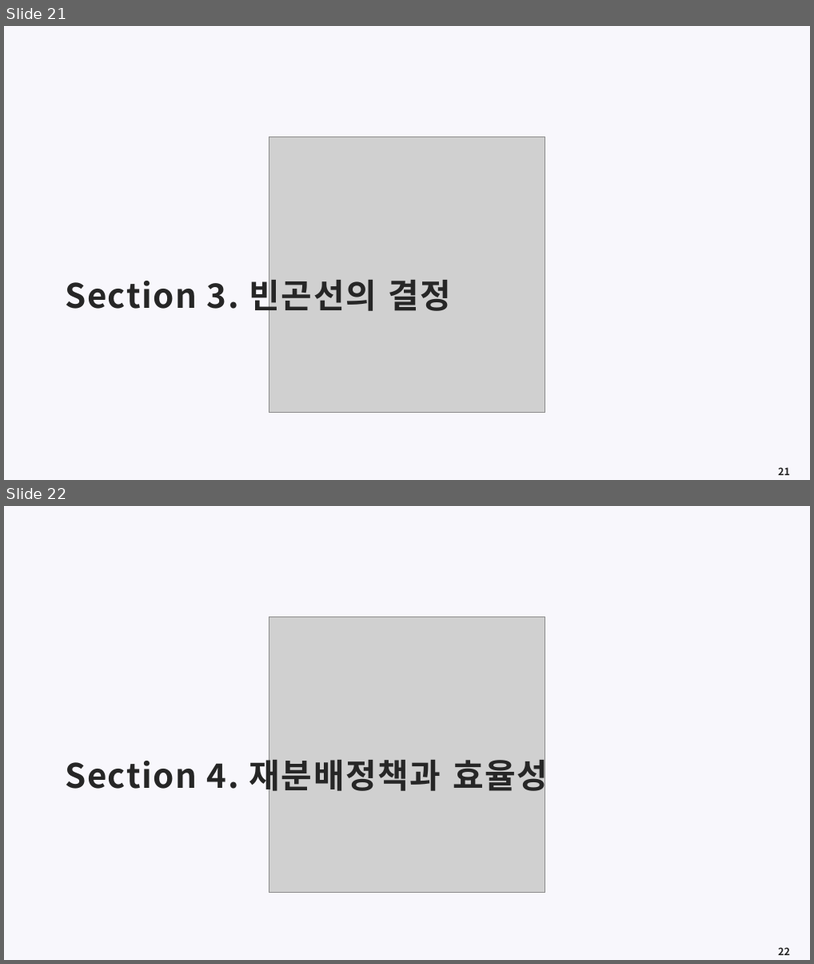
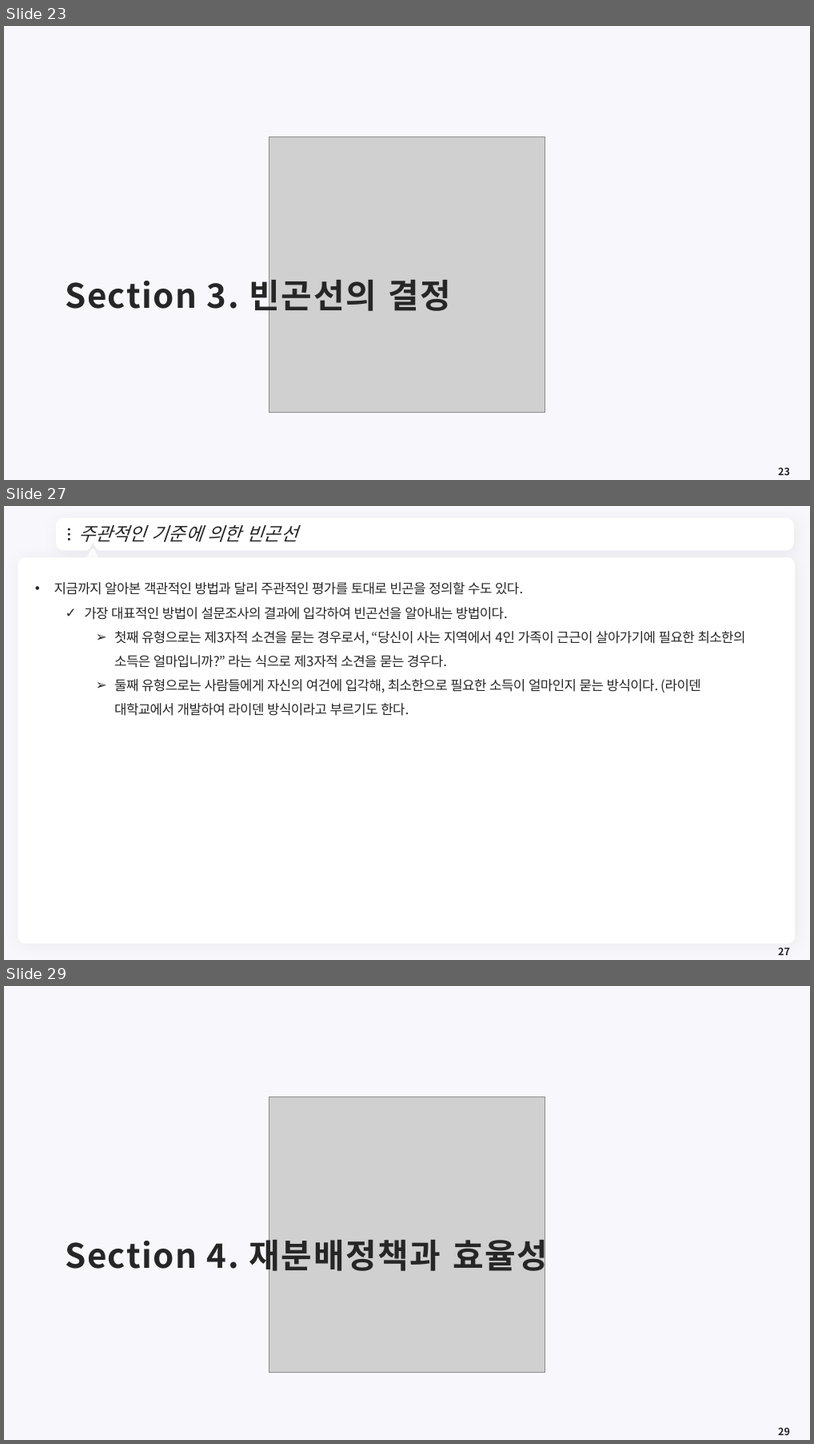
Before and after one commit to meandthey/Teaching, a slide deck: 재정학/01_Lectures/재정학_Chapter_9.pptx. Shown one above the other, each under a label of ours: slides 21 and 22 before the commit, slides 23, 27 and 29 after it; the slides between them are not shown. The pictures are 814x964 and 814x1444 pixels, drawn with LibreOffice and Linux fonts; fonts in the diff are those of the drawing; grey boxes stand for pictures; background and template pictures are left out. Boxes give left, top, right and bottom in pixels: in the first picture for what was removed or moved away, otherwise in the second. Text is boxed around its words. In the diff, an @@ line names an element or a change of style, - is before the commit and + after.

```diff
--- a/재정학/01_Lectures/재정학_Chapter_9.pptx
+++ b/재정학/01_Lectures/재정학_Chapter_9.pptx
@@ slide 27 added at (4, 506, 810, 960), background #F8F7FC @@
@@ freeform shape added at (59, 521, 792, 548), fill #FFFFFF, outline #FFFFFF 7.25 pt @@
@@ ellipse added at (68, 528, 70, 531), fill #262626 @@
@@ title added at (78, 525, 298, 542), 22 pt, text #262626, italic @@
+주관적인 기준에 의한 빈곤선
@@ ellipse added at (68, 533, 70, 536), fill #262626 @@
@@ ellipse added at (68, 538, 70, 540), fill #262626 @@
@@ triangle added at (86, 550, 99, 562), fill #FFFFFF, outline #FFFFFF 3.75 pt @@
@@ freeform shape added at (775, 530, 782, 540), fill #FFFFFF @@
@@ rounded rectangle added at (18, 557, 796, 944), fill #FFFFFF @@
@@ text added at (54, 582, 746, 716), 16 pt, text #262626 @@
+• 지금까지 알아본 객관적인 방법과 달리 주관적인 평가를 토대로 빈곤을 정의할 수도 있다.
+  ✓ 가장 대표적인 방법이 설문조사의 결과에 입각하여 빈곤선을 알아내는 방법이다.
+    ➢ 첫째 유형으로는 제3자적 소견을 묻는 경우로서, “당신이 사는 지역에서 4인 가족이 근근이 살아가기에 필요한 최소한의 소득은 얼마입니까?” 라는 식으로 제3자적 소견을 묻는 경우다.
+    ➢ 둘째 유형으로는 사람들에게 자신의 여건에 입각해, 최소한으로 필요한 소득이 얼마인지 묻는 방식이다. (라이덴 대학교에서 개발하여 라이덴 방식이라고 부르기도 한다.
@@ page number added at (778, 947, 790, 955), 12 pt, text #262626, bold @@
+27
@@ what was slide 21 is now slide 23 @@
@@ page number at (778, 467, 790, 475): text changed @@
-21
+23
@@ what was slide 22 is now slide 29 @@
@@ page number at (778, 1427, 790, 1435): text changed @@
-22
+29
```
Also in this commit, not shown: 5 slides changed, 3 other slides added, 71 other files.
